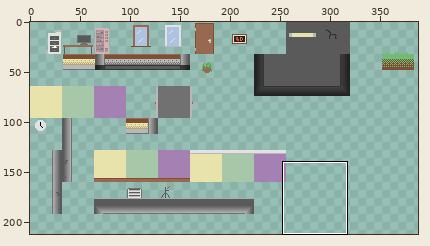
Two versions of one sprite sheet, Assets/Artwork/Tileset.png. Above: a wide view before the commit, with the close-up outlined.
Close-up. The starting point:
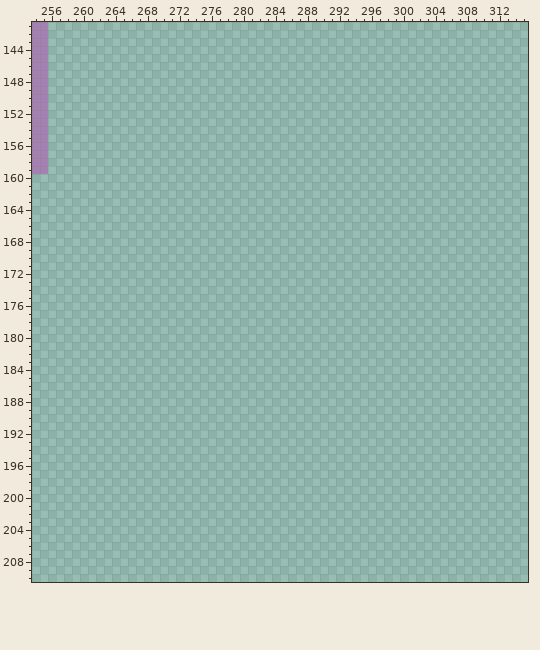
The file is 500x500 pixels. Colours within 5 levels of each other are drawn and written as one. Shown: x 254..315, y 141..210. The wide view leaves out empty margins.
After the commit:
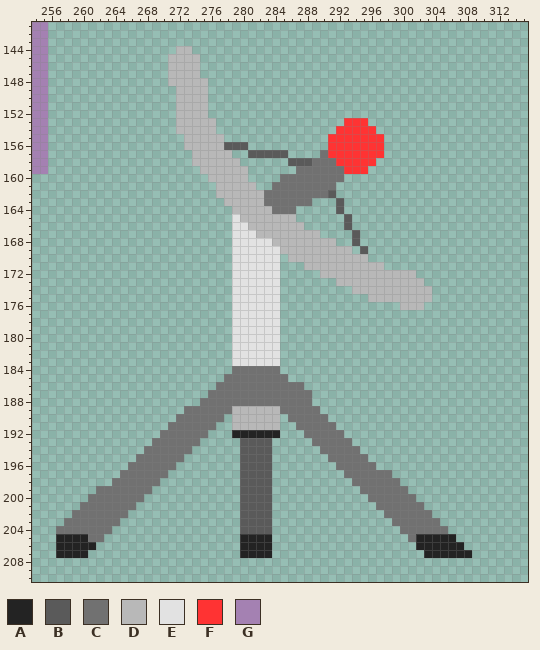
Palette (. is transparent): A #232323  B #5a5a5a  C #717171  D #b8b8b8  E #e2e2e2  F #ff3333  G #a481b2
Edits made:
y 144: x 272..273 .. -> DD
y 145..147: x 271..274 .... -> DDDD
y 148: x 271..275 ..... -> DDDDD
y 149..152: x 272..275 .... -> DDDD
y 153: x 272..276 ..... -> DDDDD; x 293..295 ... -> FFF
y 154: x 272..276 ..... -> DDDDD; x 292..296 ..... -> FFFFF
y 155: x 273..277 ..... -> DDDDD; x 291..297 ....... -> FFFFFFF
y 156: x 273..280 ........ -> DDDDDBBB; x 291..297 ....... -> FFFFFFF
y 157: x 274..278 ..... -> DDDDD; x 281..285 ..... -> BBBBB; x 290..297 ........ -> CFFFFFFF
y 158: x 274..279 ...... -> DDDDDD; x 286..296 ........... -> BBBCCCFFFFF
y 159: x 275..280 ...... -> DDDDDD; x 287..295 ......... -> CCCCCCFFF
y 160: x 276..280 ..... -> DDDDD; x 285..292 ........ -> CCCCCCCC
y 161: x 277..281 ..... -> DDDDD; x 284..291 ........ -> CCCCCCCC
y 162: x 277..291 ............... -> DDDDDDCCCCCCCCB
y 163: x 278..288 ........... -> DDDDDCCCCCC; x 292 . -> B
y 164: x 279..286 ........ -> DDDDDCCC; x 292 . -> B
y 165: x 279..286 ........ -> EDDDDDDD; x 293 . -> B
y 166: x 279..287 ......... -> EEDDDDDDD; x 293 . -> B
y 167: x 279..289 ........... -> EEEDDDDDDDD; x 294 . -> B
y 168: x 279..291 ............. -> EEEEEDDDDDDDD; x 294 . -> B
y 169: x 279..293 ............... -> EEEEEEDDDDDDDDD; x 295 . -> B
y 170: x 279..284 ...... -> EEEEEE; x 286..295 .......... -> DDDDDDDDDD
y 171: x 279..284 ...... -> EEEEEE; x 288..297 .......... -> DDDDDDDDDD
y 172: x 279..284 ...... -> EEEEEE; x 290..301 ............ -> DDDDDDDDDDDD
y 173: x 279..284 ...... -> EEEEEE; x 292..302 ........... -> DDDDDDDDDDD
y 174: x 279..284 ...... -> EEEEEE; x 294..303 .......... -> DDDDDDDDDD
y 175: x 279..284 ...... -> EEEEEE; x 296..303 ........ -> DDDDDDDD
y 176: x 279..284 ...... -> EEEEEE; x 300..302 ... -> DDD
y 177..183: x 279..284 ...... -> EEEEEE
y 184: x 279..284 ...... -> CCCCCC
y 185: x 278..285 ........ -> CCCCCCCC
y 186: x 277..287 ........... -> CCCCCCCCCCC
y 187: x 276..288 ............. -> CCCCCCCCCCCCC
y 188: x 275..288 .............. -> CCCCCCCCCCCCCC
y 189: x 273..289 ................. -> CCCCCCDDDDDDCCCCC
y 190: x 272..277 ...... -> CCCCCC; x 279..284 ...... -> DDDDDD; x 286..290 ..... -> CCCCC
y 191: x 271..276 ...... -> CCCCCC; x 279..284 ...... -> DDDDDD; x 287..291 ..... -> CCCCC
y 192: x 270..275 ...... -> CCCCCC; x 279..284 ...... -> AAAAAA; x 288..292 ..... -> CCCCC
y 193: x 269..274 ...... -> CCCCCC; x 280..283 .... -> BBBB; x 289..293 ..... -> CCCCC
y 194: x 268..273 ...... -> CCCCCC; x 280..283 .... -> BBBB; x 290..294 ..... -> CCCCC
y 195: x 267..272 ...... -> CCCCCC; x 280..283 .... -> BBBB; x 291..295 ..... -> CCCCC
y 196: x 266..271 ...... -> CCCCCC; x 280..283 .... -> BBBB; x 292..296 ..... -> CCCCC
y 197: x 265..270 ...... -> CCCCCC; x 280..283 .... -> BBBB; x 293..298 ...... -> CCCCCC
y 198: x 264..269 ...... -> CCCCCC; x 280..283 .... -> BBBB; x 294..299 ...... -> CCCCCC
y 199: x 262..268 ....... -> CCCCCCC; x 280..283 .... -> BBBB; x 295..300 ...... -> CCCCCC
y 200: x 261..267 ....... -> CCCCCCC; x 280..283 .... -> BBBB; x 296..301 ...... -> CCCCCC
y 201: x 260..266 ....... -> CCCCCCC; x 280..283 .... -> BBBB; x 297..302 ...... -> CCCCCC
y 202: x 259..265 ....... -> CCCCCCC; x 280..283 .... -> BBBB; x 298..303 ...... -> CCCCCC
y 203: x 258..264 ....... -> CCCCCCC; x 280..283 .... -> BBBB; x 299..304 ...... -> CCCCCC
y 204: x 257..263 ....... -> CCCCCCC; x 280..283 .... -> BBBB; x 300..305 ...... -> CCCCCC
y 205: x 257..262 ...... -> AAAACC; x 280..283 .... -> AAAA; x 301..306 ...... -> CAAAAA
y 206: x 257..261 ..... -> AAAAA; x 280..283 .... -> AAAA; x 302..307 ...... -> AAAAAA
y 207: x 257..260 .... -> AAAA; x 280..283 .... -> AAAA; x 303..308 ...... -> AAAAAA
Pixel boxes of the changes (left, top, right, bottom) in both close-ups:
added: (56, 46, 472, 558)
